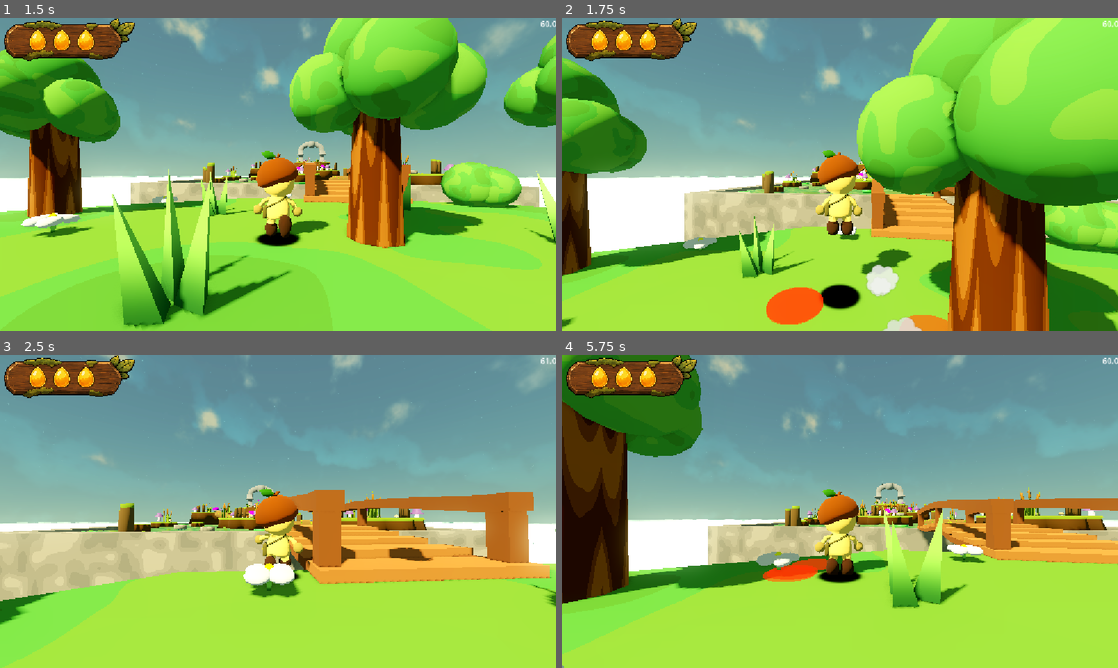
Above: before the commit, frames 1-4 (two rows, left to right).
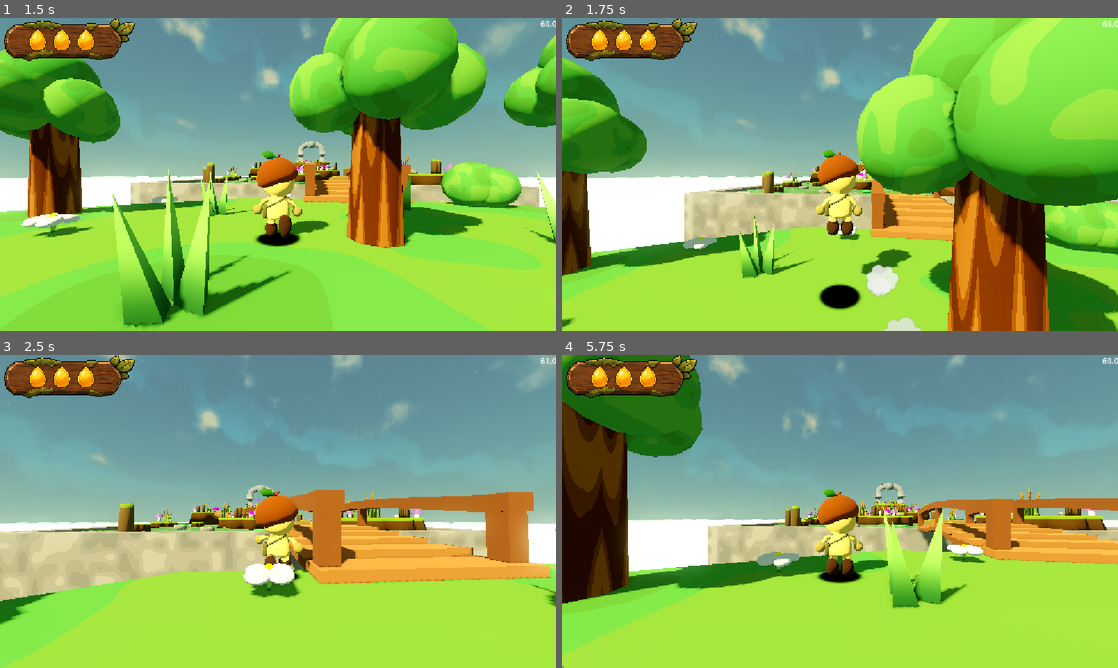
Above: after the commit, the same moments.

Repository: Dempsey845/the-courier
Game: Godot game, scene res://World/world.tscn
The game is run twice, just before and just after one commit, with the same random seed, the same clock (stepped at 60 frames per second) and the same inputs. The engine's default icon, where the game draws it, is replaced by a stand-in: a white triangle on a blue panel in a dark square.
Inputs (mouse positions are in pixels of both pictures, inside the frame that each line leads up to):
- Up to frame 1 (1.5 s): tap Enter at 0.5 s; move the mouse to (305, 174) at 0.52 s; hold W (move_forward) from 0.53 s (still down); click (305, 174) at 0.6 s; tap Space (jump) at 0.77 s; move the mouse to (250, 174) at 1.27 s; tap Tab (camera_switch) at 1.35 s
- Up to frame 2 (1.75 s): keep holding W (move_forward); tap Space (jump) at 1.52 s
- Up to frame 3 (2.5 s): keep holding W (move_forward); move the mouse to (289, 505) at 2.02 s; tap E (interact) at 2.1 s
- Up to frame 4 (5.75 s): keep holding W (move_forward); move the mouse to (834, 517) at 2.77 s; click (834, 517) at 2.85 s; tap Space (jump) at 3.02, 3.77, 4.52 s; move the mouse to (878, 514) at 3.52 s; tap Tab (camera_switch) at 3.6 s; tap R (reload) at 4.15 s; move the mouse to (795, 508) at 4.27 s; tap E (interact) at 4.35 s; move the mouse to (845, 511) at 5.02 s; click (845, 511) at 5.1 s

Frame 1 is identical in both runs. In frame 2, 1.3% of the frame differs, in the area x 36-70%, y 86-100%; in frame 3, 0.2%; in frame 4, 0.5%.

Commit message:
Created a camera and movement switch for the forest guardian boss.

Diff:
--- a/Enemies/ForestGuardian/forest_guardian.gd
+++ b/Enemies/ForestGuardian/forest_guardian.gd
@@ -14,7 +14,13 @@
 
 @export var max_health := 100
 @export var target: Node3D
-@export var auto_start := false
+@export_group("Circular Boss Arena")
+@export var arena_radius := 10.0
+@export var orbit_radius := 8.0
+@export var camera_distance := 17.0
+@export var camera_height := 5.0
+@export var camera_look_height := 4.5
+@export var camera_follow_speed := 6.0
 @export var idle_duration := 1.5
 @export var telegraph_duration := 0.8
 @export var attack_duration := 1.5
@@ -41,10 +47,18 @@
 var warning_markers: Array[MeshInstance3D] = []
 var fruit_positions: Array[Vector3] = []
 var roots: Array[RootSpikeHitbox] = []
+var arena_player: Player
+@onready var arena_area: Area3D = $ArenaArea
+@onready var arena_shape: CollisionShape3D = $ArenaArea/CollisionShape3D
+@onready var boss_camera: Camera3D = $BossCamera
 
 
 func _ready() -> void:
 	health = max_health
+	var trigger_shape := arena_shape.shape.duplicate() as SphereShape3D
+	trigger_shape.radius = arena_radius - 1.0
+	arena_shape.shape = trigger_shape
+	arena_area.body_entered.connect(_on_arena_body_entered)
 	for point_name in ["SpikePoint", "SpikePoint2", "SpikePoint3", "SpikePoint4"]:
 		var root := get_node_or_null(NodePath(point_name + "/TreeSpike")) as RootSpikeHitbox
 		if root == null:
@@ -53,13 +67,29 @@
 		root.visible = false
 		root.monitoring = false
 		root.active = false
-	if auto_start:
-		start_battle()
+	_check_initial_arena_overlap.call_deferred()
+	boss_camera.top_level = true
 
 
 func _process(delta: float) -> void:
+	if is_instance_valid(arena_player):
+		_update_boss_camera(delta)
 	if state == State.INACTIVE or state == State.DEAD:
 		return
+
+	var doing_root_attack := (
+		state == State.TELEGRAPH or state == State.ATTACK
+	) and current_attack == Attack.ROOT_STRIKE
+
+	if not doing_root_attack:
+		var player := _get_target()
+		if is_instance_valid(player):
+			var direction := player.global_position - global_position
+			direction.y = 0.0
+
+			if direction.length_squared() > 0.001:
+				var target_angle := atan2(direction.x, direction.z)
+				rotation.y = lerp_angle(rotation.y, target_angle, 4.0 * delta)
 
 	if Input.is_action_just_pressed("attack"):
 		take_damage(10)
@@ -136,6 +166,9 @@
 		State.PHASE_TRANSITION:
 			state_time = phase_transition_duration
 		State.DEAD:
+			if is_instance_valid(arena_player):
+				arena_player.exit_boss_arena()
+				arena_player = null
 			for projectile in projectiles:
 				if is_instance_valid(projectile):
 					projectile.queue_free()
@@ -204,7 +237,7 @@
 		var fruit := _spawn_projectile(FRUIT_SCENE, 0.5, fruit_damage)
 		fruit.global_position = landing + Vector3.UP * fruit_height
 		fruit.velocity = Vector3.DOWN * 2.0
-		fruit.grav = 20.0
+		fruit.gravity = 20.0
 		fruit.ground_y = landing.y
 		shots_fired += 1
 
@@ -253,3 +286,58 @@
 		if is_instance_valid(marker):
 			marker.queue_free()
 	warning_markers.clear()
+
+
+func _check_initial_arena_overlap() -> void:
+	await get_tree().physics_frame
+	for body in arena_area.get_overlapping_bodies():
+		_on_arena_body_entered(body)
+
+
+func _on_arena_body_entered(body: Node3D) -> void:
+	if state == State.DEAD or arena_player != null or not body is Player:
+		return
+
+	var player := body as Player
+	var distance := Vector2(player.global_position.x - global_position.x, player.global_position.z - global_position.z).length()
+	if distance > arena_radius:
+		return
+	arena_player = player
+	target = player
+	var old_camera := player.current_camera
+	if not is_instance_valid(old_camera):
+		old_camera = player.camera
+
+	boss_camera.global_transform = old_camera.global_transform
+	player.enter_boss_arena(global_position, distance, boss_camera)
+	start_battle()
+
+
+func _update_boss_camera(delta: float) -> void:
+	var radial := arena_player.global_position - global_position
+	radial.y = 0.0
+	if radial.length_squared() < 0.001:
+		radial = Vector3.FORWARD
+
+	var desired_position := (
+		global_position
+		+ radial.normalized() * camera_distance
+		+ Vector3.UP * camera_height
+	)
+	var blend := clampf(delta * camera_follow_speed, 0.0, 1.0)
+
+	boss_camera.global_position = boss_camera.global_position.lerp(
+		desired_position, blend
+	)
+
+	var look_target := global_position + Vector3.UP * camera_look_height
+	var desired_basis := Basis.looking_at(
+		(look_target - boss_camera.global_position).normalized(),
+		Vector3.UP
+	)
+	boss_camera.global_basis = Basis(
+		boss_camera.global_basis.get_rotation_quaternion().slerp(
+			desired_basis.get_rotation_quaternion(),
+			blend
+		)
+	)
--- a/Enemies/ForestGuardian/forest_guardian.tscn
+++ b/Enemies/ForestGuardian/forest_guardian.tscn
@@ -5,8 +5,19 @@
 [ext_resource type="PackedScene" uid="uid://d215syjefqyyg" path="res://Enemies/ForestGuardian/GuardianFace.glb" id="2_cnqif"]
 [ext_resource type="PackedScene" uid="uid://d128q3a0imf8r" path="res://Enemies/ForestGuardian/root_spike.tscn" id="3_cnqif"]
 
+[sub_resource type="SphereShape3D" id="SphereShape3D_arena"]
+radius = 10.0
+
 [node name="ForestGuardian" type="Node3D" unique_id=348014229]
 script = ExtResource("1_uyyo7")
+
+[node name="ArenaArea" type="Area3D" parent="." unique_id=1243175020]
+collision_mask = 4
+
+[node name="CollisionShape3D" type="CollisionShape3D" parent="ArenaArea" unique_id=686180354]
+shape = SubResource("SphereShape3D_arena")
+
+[node name="BossCamera" type="Camera3D" parent="." unique_id=1765141771]
 
 [node name="Tree18" parent="." unique_id=1093363344 instance=ExtResource("1_6pxtk")]
 transform = Transform3D(2.8588562, 0, 0, 0, 2.8588564, 0, 0, 0, 2.8588562, 0, 0, 0)
--- a/Player/player.gd
+++ b/Player/player.gd
@@ -15,6 +15,12 @@
 @export var rotation_speed: float = 12.0
 
 var slow_movement_enabled: bool = false
+
+var boss_arena_center: Vector3 = Vector3.ZERO
+var boss_orbit_radius: float = 0.0
+var boss_arena_active: bool = false
+var _camera_before_boss: Camera3D
+
 
 @export_category("Camera")
 @export var current_camera: Camera3D
@@ -98,6 +104,8 @@
 			decelerate_to_still(delta)
 
 	move_and_slide()
+	if boss_arena_active:
+		_constrain_to_boss_orbit()
 
 	if not was_on_floor and is_on_floor():
 		landed.emit()
@@ -180,6 +188,10 @@
 		"move_back"
 	)
 
+	if boss_arena_active:
+		_handle_boss_orbit_movement(input.x, delta)
+		return
+
 	# Flatten the camera directions so movement remains horizontal.
 	var camera_forward: Vector3 = -current_camera.global_basis.z
 	var camera_right: Vector3 = current_camera.global_basis.x
@@ -240,6 +252,98 @@
 
 	velocity.x = horizontal_velocity.x
 	velocity.z = horizontal_velocity.z
+
+func enter_boss_arena(center: Vector3, orbit_radius: float, boss_camera: Camera3D) -> void:
+	if boss_arena_active:
+		return
+	boss_arena_center = center
+	boss_orbit_radius = orbit_radius
+	boss_arena_active = true
+	_camera_before_boss = current_camera if is_instance_valid(current_camera) else camera
+	current_camera = boss_camera
+	boss_camera.make_current()
+	_constrain_to_boss_orbit()
+	velocity.x = 0.0
+	velocity.z = 0.0
+
+
+func exit_boss_arena() -> void:
+	if not boss_arena_active:
+		return
+
+	boss_arena_active = false
+	boss_orbit_radius = 0.0
+	velocity.x = 0.0
+	velocity.z = 0.0
+
+	var normal_camera := _camera_before_boss
+	if not is_instance_valid(normal_camera):
+		normal_camera = camera
+
+	var outgoing_camera := get_viewport().get_camera_3d()
+	current_camera = normal_camera
+	_camera_before_boss = null
+
+	var transition_camera := Camera3D.new()
+	transition_camera.top_level = true
+	get_tree().current_scene.add_child(transition_camera)
+
+	transition_camera.global_transform = outgoing_camera.global_transform
+	transition_camera.fov = outgoing_camera.fov
+	transition_camera.make_current()
+
+	var start_transform := transition_camera.global_transform
+	var start_fov := transition_camera.fov
+
+	var tween := create_tween()
+	tween.set_trans(Tween.TRANS_SINE).set_ease(Tween.EASE_IN_OUT)
+	tween.tween_method(
+		func(weight: float) -> void:
+			transition_camera.global_transform = start_transform.interpolate_with(
+				normal_camera.global_transform, weight
+			)
+			transition_camera.fov = lerpf(start_fov, normal_camera.fov, weight),
+		0.0, 1.0, 0.7
+	)
+	tween.finished.connect(
+		func() -> void:
+			normal_camera.make_current()
+			transition_camera.queue_free()
+	)
+
+
+func _handle_boss_orbit_movement(axis: float, delta: float) -> void:
+	var radial := global_position - boss_arena_center
+	radial.y = 0.0
+	if radial.length_squared() < 0.001:
+		radial = Vector3.FORWARD
+	radial = radial.normalized()
+	var tangent := Vector3(radial.z, 0.0, -radial.x)
+	var desired := tangent * axis * (slow_move_speed if slow_movement_enabled else move_speed)
+	var horizontal := Vector3(velocity.x, 0.0, velocity.z)
+	var rate := (acceleration if absf(axis) > 0.01 else deceleration) if is_on_floor() else air_acceleration
+	horizontal = horizontal.move_toward(desired, rate * delta)
+	velocity.x = horizontal.x
+	velocity.z = horizontal.z
+	if horizontal.length_squared() > 0.01:
+		model.rotation.y = lerp_angle(model.rotation.y, atan2(horizontal.x, horizontal.z), rotation_speed * delta)
+
+
+func _constrain_to_boss_orbit() -> void:
+	var offset := global_position - boss_arena_center
+	offset.y = 0.0
+	if offset.length_squared() < 0.001:
+		offset = Vector3.FORWARD
+	var position_on_orbit := boss_arena_center + offset.normalized() * boss_orbit_radius
+	position_on_orbit.y = global_position.y
+	global_position = position_on_orbit
+	# Remove radial speed so collisions and knockback cannot push outside the orbit.
+	var radial := offset.normalized()
+	var horizontal := Vector3(velocity.x, 0.0, velocity.z)
+	horizontal -= radial * horizontal.dot(radial)
+	velocity.x = horizontal.x
+	velocity.z = horizontal.z
+
 
 func apply_fan_force(delta: float) -> void:
 	if not in_fan:
--- a/World/world.tscn
+++ b/World/world.tscn
@@ -1286,7 +1286,7 @@
 transform = Transform3D(-0.49999997, 0, -0.8660253, 0, 1, 0, 0.8660253, 0, -0.49999997, 93.27824, 5.974244, 0.68650305)
 
 [node name="RockFormationTall" parent="NavigationRegion3D/ForestRegion" unique_id=89727439 instance=ExtResource("37_6gebr")]
-transform = Transform3D(0.8660254, 0, 0.5, 0, 1, 0, -0.5, 0, 0.8660254, 62.849037, 1, 4.4705772)
+transform = Transform3D(0.8660254, 0, 0.5, 0, 1, 0, -0.5, 0, 0.8660254, 64.53865, 1, 7.2459054)
 
 [node name="RockFormationTall3" parent="NavigationRegion3D/ForestRegion" unique_id=2051872851 instance=ExtResource("37_6gebr")]
 transform = Transform3D(-0.43200007, 0, -0.7482459, 0, 0.864, 0, 0.7482459, 0, -0.43200007, 39.51891, 0.8911338, -25.134539)
@@ -1307,7 +1307,7 @@
 transform = Transform3D(1.3, 0, -1.1920929e-07, 0, 1.3, 0, 1.1920929e-07, 0, 1.3, 79.435165, 1, -39.264774)
 
 [node name="Bush5" parent="NavigationRegion3D/ForestRegion" unique_id=1010839704 instance=ExtResource("30_3ql07")]
-transform = Transform3D(6.238449e-08, 0, 1.3, 0, 1.3, 0, -1.3, 0, 6.238449e-08, 67.99867, 1.000001, -8.853829)
+transform = Transform3D(6.238449e-08, 0, 1.3, 0, 1.3, 0, -1.3, 0, 6.238449e-08, 65.99867, 1.000001, -8.853829)
 
 [node name="Grass" parent="NavigationRegion3D/ForestRegion" unique_id=1732435894 instance=ExtResource("32_spf4h")]
 transform = Transform3D(1.4, 0, 0, 0, 1.4, 0, 0, 0, 1.4, 41.6, 1, -14.2)
@@ -1454,18 +1454,17 @@
 transform = Transform3D(2.0632017, 0, 1.1911901, 0, 2.3823802, 0, -1.1911901, 0, 2.0632017, 51.909996, 1, -21.714998)
 
 [node name="ForestGuardian" parent="NavigationRegion3D/ForestRegion" unique_id=348014229 node_paths=PackedStringArray("target") instance=ExtResource("32_05jqx")]
-transform = Transform3D(-4.371139e-08, 0, -1, 0, 1, 0, 1, 0, -4.371139e-08, 71.75552, 1, -11.165336)
+transform = Transform3D(-4.371139e-08, 0, -1, 0, 1, 0, 1, 0, -4.371139e-08, 69.75552, 1, -11.165336)
 target = NodePath("../../../Player")
-auto_start = true
 
 [node name="Tree19" parent="NavigationRegion3D/ForestRegion" unique_id=980414194 instance=ExtResource("22_koyeq")]
-transform = Transform3D(1.905904, 0, 5.9604645e-08, 0, 1.9059042, 0, -5.9604645e-08, 0, 1.905904, 58.580658, 1, -13.462192)
+transform = Transform3D(1.1473609, 0, -1.1777033, 0, 1.6442088, 0, 1.1777033, 0, 1.1473609, 49.768684, 1, -14.018385)
 
 [node name="Tree20" parent="NavigationRegion3D/ForestRegion" unique_id=1694510715 instance=ExtResource("22_koyeq")]
-transform = Transform3D(1.2129099, 0, -1.2129099, 0, 1.7153137, 0, 1.2129099, 0, 1.2129099, 74.05911, 1, -25.918293)
+transform = Transform3D(1.2129099, 0, -1.2129099, 0, 1.7153137, 0, 1.2129099, 0, 1.2129099, 72.639404, 0.9999962, -29.07893)
 
 [node name="Tree21" parent="NavigationRegion3D/ForestRegion" unique_id=1542057938 instance=ExtResource("22_koyeq")]
-transform = Transform3D(1.3207915, 0, 4.1306016e-08, 0, 1.3207916, 0, -4.1306016e-08, 0, 1.3207915, 64.29837, 1, -24.897617)
+transform = Transform3D(1.3207915, 0, 4.1306016e-08, 0, 1.3207916, 0, -4.1306016e-08, 0, 1.3207915, 63.545124, 1, -31.19264)
 
 [node name="Tree22" parent="NavigationRegion3D/ForestRegion" unique_id=1586849391 instance=ExtResource("22_koyeq")]
 transform = Transform3D(2.8588562, 0, 8.940697e-08, 0, 2.8588562, 0, -8.940697e-08, 0, 2.8588562, 84.78684, 1, -51.008503)
